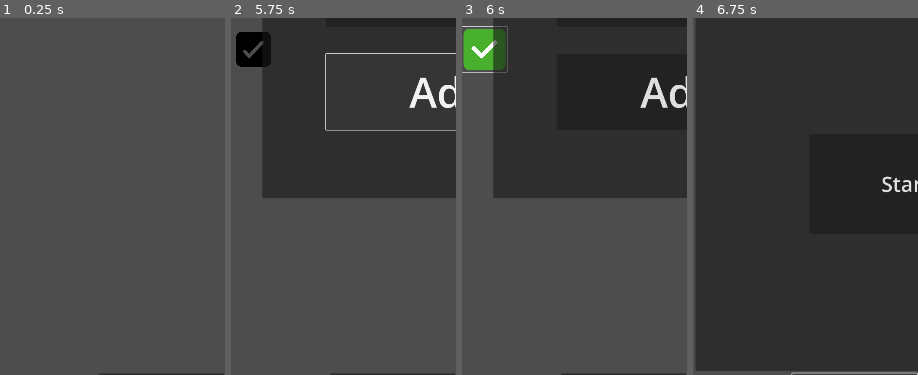
Above: before the commit, frames 1-4 (left to right).
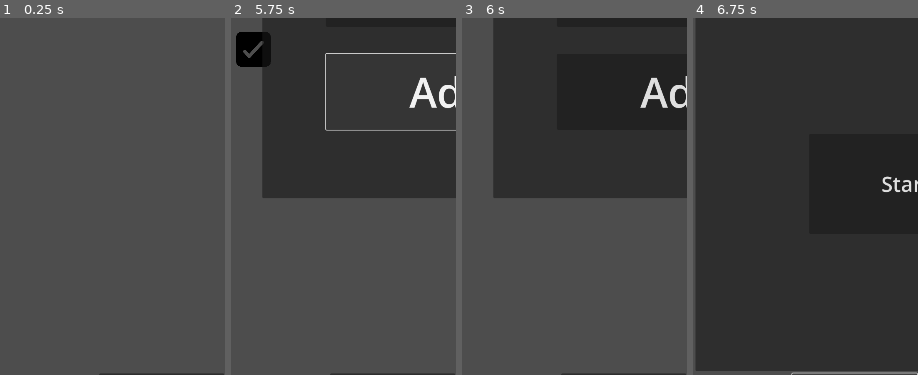
Above: after the commit, the same moments.

Repository: siahpirani/AxlotTimer
Game: Godot game, scene res://MainScreen.tscn
The game is run twice, just before and just after one commit, with the same random seed, the same clock (stepped at 60 frames per second) and the same inputs.
Inputs (mouse positions are % of the whole screen's width and height, from its top left):
- Up to frame 1 (0.25 s): no input
- Up to frame 2 (5.75 s): click "Timers" at 0.5 s; click "Start" at 1.25 s; click "Start" at 2 s; click "Goals" at 2.75 s; click "Adding Goal Pannle" at 3.5 s; click (49, 32) at 4.27 s; type "12" at 4.35 s; click "Add" at 5 s
- Up to frame 3 (6 s): click (5, 45) at 5.75 s
- Up to frame 4 (6.75 s): click "Timers" at 6.5 s
The pictures show only the part of the screen within x 0-50%, y 41-91%; the shares and areas given below are measured in that part.

Frames 1-2 are identical in both runs. In frame 3, 2.3% of the frame differs, in the area x 0-21%, y 2-16%; in frame 4, nothing differs.

Commit message:
Now Goals and be saved and dletied when cehcked off

Diff:
--- a/Goals Pannle/GoalItem.gd
+++ b/Goals Pannle/GoalItem.gd
@@ -1,5 +1,6 @@
 extends HBoxContainer
-var goal_data = {} # Store the goal as a dictionary
+
+var goal_data : Dictionary = {} # Store the goal as a dictionary, default to empty dict
 var goal_index : int = -1
 
 signal goal_toggled(index:int, completed:bool)
@@ -7,30 +8,30 @@
 func set_goal_data(data: Dictionary, index:int):
 	goal_data = data
 	goal_index = index
-	var label = get_node_or_null("Label")
+	var label : Label = get_node("Label")
 	if label:
-		label.text = goal_data["text"]
+		label.text = goal_data.get("text", "") # Add safety check, get text safely from dict
 	else:
-		print("ERROR: Label in GoalItem is not valid")
-	var checkbox = get_node_or_null("CheckBox")
+		printerr("ERROR: Label in GoalItem is not valid")
+	var checkbox : CheckBox = get_node("CheckBox")
 	if checkbox:
-		checkbox.set_pressed(goal_data["completed"])
+		checkbox.set_pressed(goal_data.get("completed", false)) # Add safety check, get boolean safely from dict
 	else:
-		print("ERROR: Checkbox in GoalItem is not valid")
+		printerr("ERROR: Checkbox in GoalItem is not valid")
 
 func _ready():
-	var checkbox = get_node_or_null("CheckBox")
+	var checkbox : CheckBox = get_node("CheckBox")
 	if checkbox:
 		checkbox.toggled.connect(_on_checkbox_toggled)
 	else:
-		print("ERROR: Checkbox in GoalItem is not valid")
+		printerr("ERROR: Checkbox in GoalItem is not valid")
 
 func _on_checkbox_toggled(button_pressed: bool):
-	goal_data["completed"] = button_pressed # Modify the completed status
-	var label = get_node_or_null("Label")
+	emit_signal("goal_toggled", goal_index, button_pressed)
+	var label : Label = get_node("Label")
 	# Change the label's font color based on the checkbox state
 	if label:
-		if goal_data["completed"]:
+		if button_pressed: # Safe access to the value
 			label.set("theme_override_colors/font_color", Color(0.5, 0.5, 0.5, 1))
 		else:
 			label.set("theme_override_colors/font_color", Color(1, 1, 1, 1))
--- a/Goals Pannle/GoalScene.gd
+++ b/Goals Pannle/GoalScene.gd
@@ -50,9 +50,16 @@
 
 func _on_goal_item_toggled(index:int, completed:bool):
 	if index >= 0 and index < goals.size():
-		goals[index]["completed"] = completed
-		save_goals()
-		print("Goal ", index," completed state:", completed)
+		if completed:
+			goals.remove_at(index)
+			save_goals()
+			update_goal_ui()
+
+		else:
+			goals[index]["completed"] = completed
+			save_goals()
+			print("Goal ", index," completed state:", completed)
+
 
 
 func save_goals():
